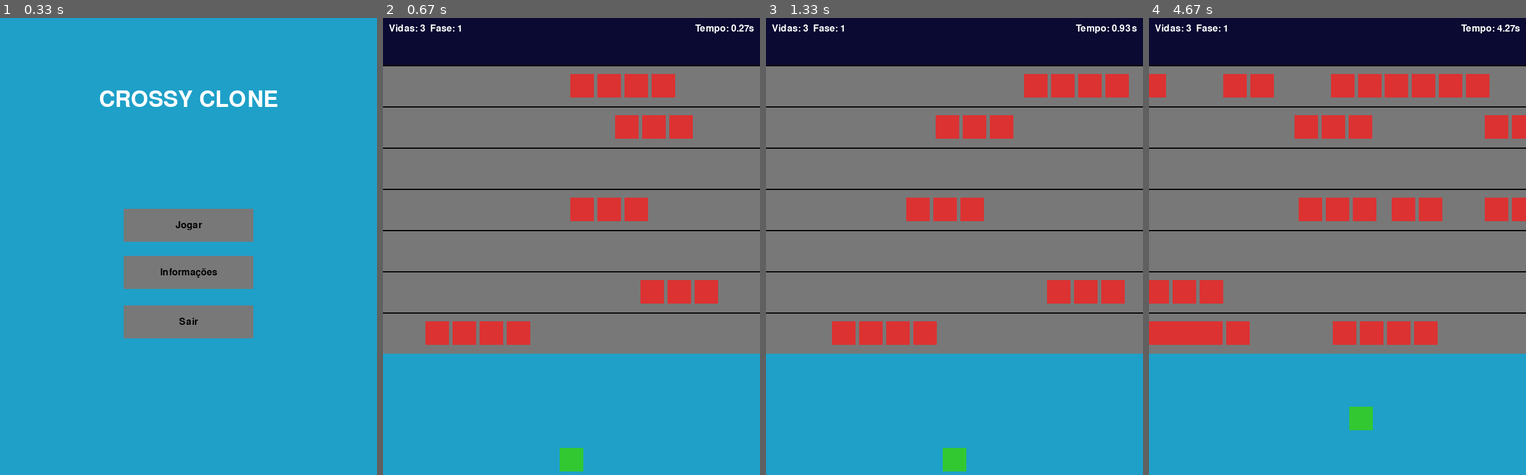
Above: before the commit, frames 1-4 (left to right).
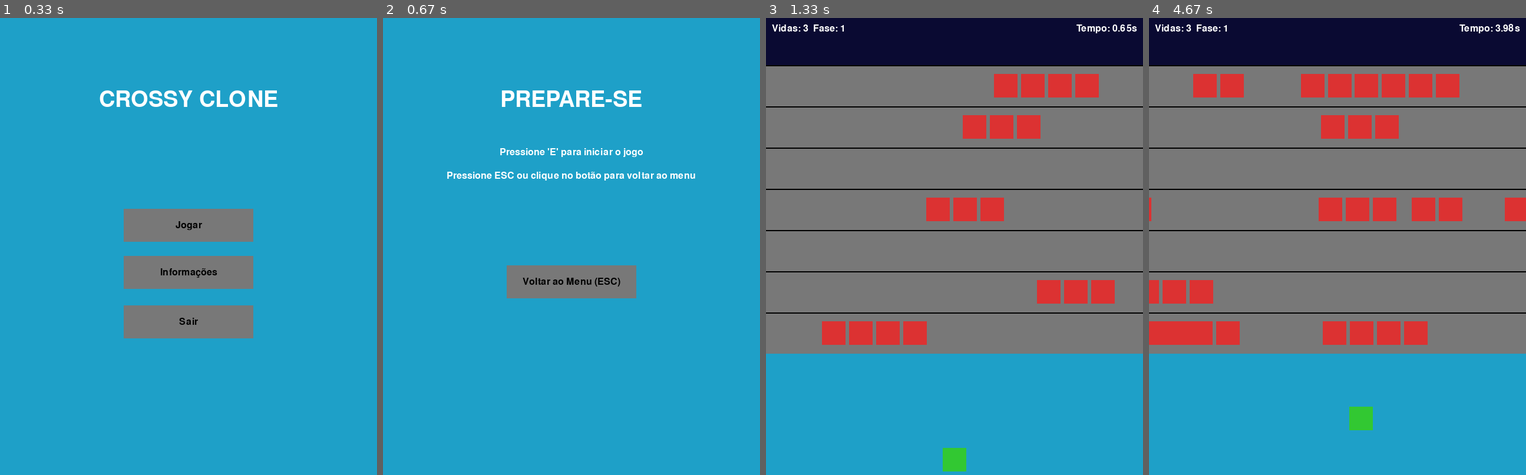
Above: after the commit, the same moments.

Repository: HenriqueMelo77/PYGAMEFerias
Game: pygame game, started from main.py
Two runs of this game, one before a commit and one after it. Both use one fixed random seed, a clock stepped at 60 frames per second and the inputs below.
Inputs (mouse positions are in pixels of both pictures, inside the frame that each line leads up to):
- Up to frame 1 (0.33 s): no input
- Up to frame 2 (0.67 s): click "Jogar" at 0.38 s
- Up to frame 3 (1.33 s): tap E at 0.67 s; click (1075, 241) at 1.05 s
- Up to frame 4 (4.67 s): hold Right 1.33-1.8 s; hold Up 1.88-2.18 s; hold Right 2.22-2.68 s; hold Left 2.72-3.25 s; hold Down 3.28-3.58 s; hold Left 3.62-4.02 s; hold Up 4.05-4.42 s; hold Right from 4.45 s (still down)

Frame 1 is identical in both runs. In frame 2, 72% of the frame differs, in the area x 0-100%, y 0-100%; in frame 3, 3.4%; in frame 4, 6.1%.

Commit message:
tela de preparo

Diff:
--- a/main.py
+++ b/main.py
@@ -1,56 +1,67 @@
 import pygame, sys, random, json, os
 pygame.init()
 
+# Constantes e configurações
 LARGURA, ALTURA = 640, 800
 FPS = 60
 
+# Configurações do jogo
 TAM_JOGADOR = 40
 PASSO_X = TAM_JOGADOR
 PASSO_Y = 70
 JOGADOR_POS_INICIAL = (LARGURA // 2, ALTURA - TAM_JOGADOR - 10)
 COR_JOGADOR = (50, 200, 50)
 
+# Configurações das faixas e carros
 QTD_FAIXAS = 7
 FAIXA_ALTURA = PASSO_Y
 TOPO_FAIXA = 80
 ESPACAMENTO_FAIXA = 0
-
 CARRO_LARGURA = TAM_JOGADOR
 CARRO_ALTURA = TAM_JOGADOR
 CARRO_COR = (220, 50, 50)
-
 ESPACAMENTO_GRUPO = 6
 
+# Cores
 BRANCO = (255,255,255)
 PRETO = (0,0,0)
 CINZA = (120,120,120)
 AZUL_ESCURO = (10,10,50)
 FUNDO = (30,160,200)
 
+# Estados do jogo
 ESTADO_MENU = "menu"
+ESTADO_PREPARO = "preparo"
 ESTADO_JOGANDO = "jogando"
 ESTADO_INFO = "info"
 ESTADO_VITORIA = "vitoria"
 ESTADO_RANKING = "ranking"
 ESTADO_GAMEOVER = "gameover"
 ESTADO_PAUSADO = "pausado"
-
+PASTA_RANKING = "ranking.json"
 estado = ESTADO_MENU
 
+# Inicialização do Pygame
 tela = pygame.display.set_mode((LARGURA, ALTURA))
 pygame.display.set_caption("Jogo")
 clock = pygame.time.Clock()
 font = pygame.font.SysFont(None, 24)
 big_font = pygame.font.SysFont(None, 56)
 
+# Variáveis de tempo
 inicio_tempo_ms = None
 pausa_inicio_ms = None
 
+# Botões
 BTN_W, BTN_H = 220, 56
 BTN_SPACING = 24
 center_x = LARGURA // 2
 
-PASTA_RANKING = "ranking.json"
+# Variáveis auxiliares
+tempo_vitoria_secs = 0.0
+nome_input = ""
+
+# Padrões de faixas por fase
 PADROES_FAIXA_POR_FASE = {
     1: [
         [(4, 1000), (2, 1000), (2, 1000)],
@@ -74,11 +85,13 @@
     ]
 }
 
+# Velocidades das faixas por fase
 VELOCIDADES_FAIXA_POR_FASE = {
     1: [200, 180, 160, 140, 120, 100, 80],
     2: [240, 240, 220, 200, 180, 160, 160, 140, 120]
 }
 
+# Classes do jogo
 class Botao:
     def __init__(self, rect, texto):
         self.rect = pygame.Rect(rect)
@@ -158,6 +171,7 @@
             self.formato_idx = (self.formato_idx + 1) % len(self.formato)
             self.estado = "waiting"
 
+# Funções auxiliares
 def criacao_inicial_grupos(grupo_carros, controladores):
     for ctrl in controladores:
         conta, espera = ctrl.formato[ctrl.formato_idx]
@@ -250,30 +264,29 @@
     except Exception as e:
         print("Erro salvando ranking:", e)
 
+# Inicialização do jogo
 jog = Jogador(JOGADOR_POS_INICIAL)
 jog.reseta_comeco()
 
+# Grupos e controladores
 carros = pygame.sprite.Group()
 fase = 1
 faixa_controladores = construir_controladores_por_fase(fase)
 criacao_inicial_grupos(carros, faixa_controladores)
 
+# Botões
 btn_jogar = Botao((center_x - BTN_W//2, 320+ (BTN_H + 28)/20, BTN_W, BTN_H), "Jogar")
 btn_info = Botao((center_x - BTN_W//2, 320 + BTN_H + 28, BTN_W, BTN_H), "Informações")
 btn_sair = Botao((center_x - BTN_W//2, 320 + (BTN_H + 28)*2, BTN_W, BTN_H), "Sair")
-
 btn_reiniciar_ranking = Botao((60, ALTURA - 120, 200, 48), "Reinício rápido (R)")
 btn_voltar_menu_ranking = Botao((LARGURA - 260, ALTURA - 120, 200, 48), "Voltar ao Menu (ESC)")
-
 btn_reiniciar_gameover = Botao((center_x - 240, 360, 200, 56), "Reinício rápido (R)")
 btn_voltar_menu_gameover = Botao((center_x + 40, 360, 200, 56), "Voltar ao Menu (ESC)")
-
 btn_continuar = Botao((center_x - BTN_W//2, 300, BTN_W, BTN_H), "Continuar (ESC)")
 btn_voltar_menu_pausa = Botao((center_x - BTN_W//2, 300 + BTN_H + 20, BTN_W, BTN_H), "Voltar ao Menu")
-
-tempo_vitoria_secs = 0.0
-nome_input = ""
-
+btn_voltar_menu_preparo = Botao((center_x - BTN_W//2, 420, BTN_W, BTN_H), "Voltar ao Menu (ESC)")
+
+# Loop principal
 running = True
 while running:
     dt_ms = clock.tick(FPS)
@@ -350,6 +363,19 @@
                     estado = ESTADO_MENU
                     continue
 
+            if estado == ESTADO_PREPARO:
+                if event.key == pygame.K_e:
+                    fase = 1
+                    jog.vidas = 3
+                    resetar_estado_fase(fase)
+                    jog.reseta_comeco()
+                    estado = ESTADO_JOGANDO
+                    inicio_tempo_ms = pygame.time.get_ticks()
+                    continue
+                if event.key == pygame.K_ESCAPE:
+                    estado = ESTADO_MENU
+                    continue
+
             if estado == ESTADO_JOGANDO:
                 if event.key == pygame.K_ESCAPE:
                     estado = ESTADO_PAUSADO
@@ -374,12 +400,7 @@
             mx,my = event.pos
             if estado == ESTADO_MENU:
                 if btn_jogar.clicado(mx,my):
-                    fase = 1
-                    resetar_estado_fase(fase)
-                    jog.reseta_comeco()
-                    jog.vidas = 3
-                    estado = ESTADO_JOGANDO
-                    inicio_tempo_ms = pygame.time.get_ticks()
+                    estado = ESTADO_PREPARO
                 elif btn_info.clicado(mx,my):
                     estado = ESTADO_INFO
                 elif btn_sair.clicado(mx,my):
@@ -417,6 +438,9 @@
                     pausa_inicio_ms = None
                     inicio_tempo_ms = None
                     estado = ESTADO_MENU
+            elif estado == ESTADO_PREPARO:
+                if btn_voltar_menu_preparo.clicado(mx, my):
+                    estado = ESTADO_MENU
 
     if estado == ESTADO_JOGANDO:
         for ctrl in faixa_controladores:
@@ -452,11 +476,23 @@
         btn_info.desenhar(tela)
         btn_sair.desenhar(tela)
 
+    elif estado == ESTADO_PREPARO:
+        titulo = big_font.render("PREPARE-SE", True, BRANCO)
+        tela.blit(titulo, ((LARGURA - titulo.get_width()) // 2, 120))
+
+        instr1 = font.render("Pressione 'E' para iniciar o jogo", True, BRANCO)
+        instr2 = font.render("Pressione ESC ou clique no botão para voltar ao menu", True, BRANCO)
+        tela.blit(instr1, ((LARGURA - instr1.get_width()) // 2, 220))
+        tela.blit(instr2, ((LARGURA - instr2.get_width()) // 2, 260))
+
+        btn_voltar_menu_preparo.desenhar(tela)
+
     elif estado == ESTADO_INFO:
         linhas = [
             "Como jogar:",
             "- Use as setas ou WASD para mover por passos (um passo por tecla).",
             "- Pressione ESC durante o jogo para pausar.",
+            "- No preparo pressione 'E' para começar.",
             "- Objetivo: evitar os carros e atravessar as faixas.",
             "- Clique para voltar ao Menu."
         ]
